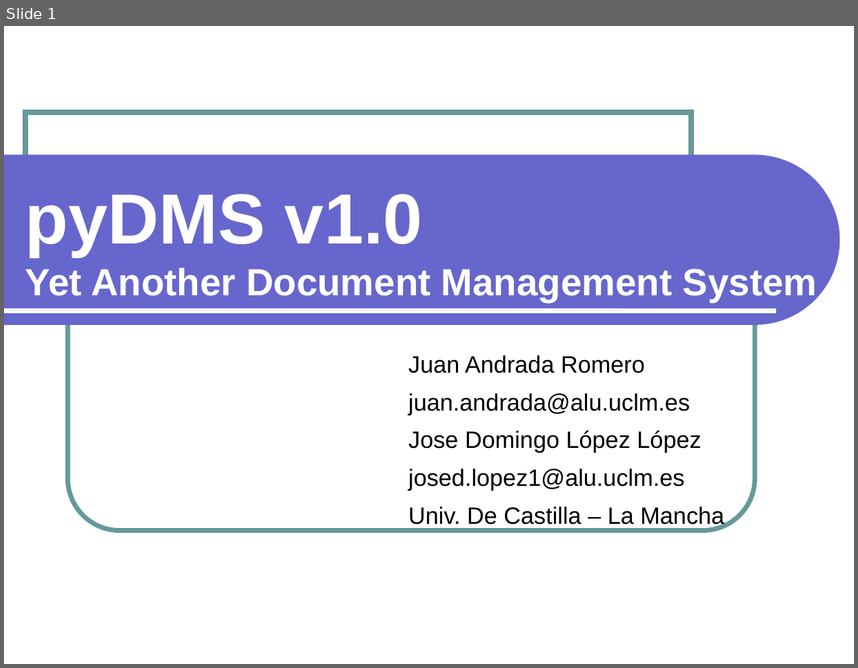
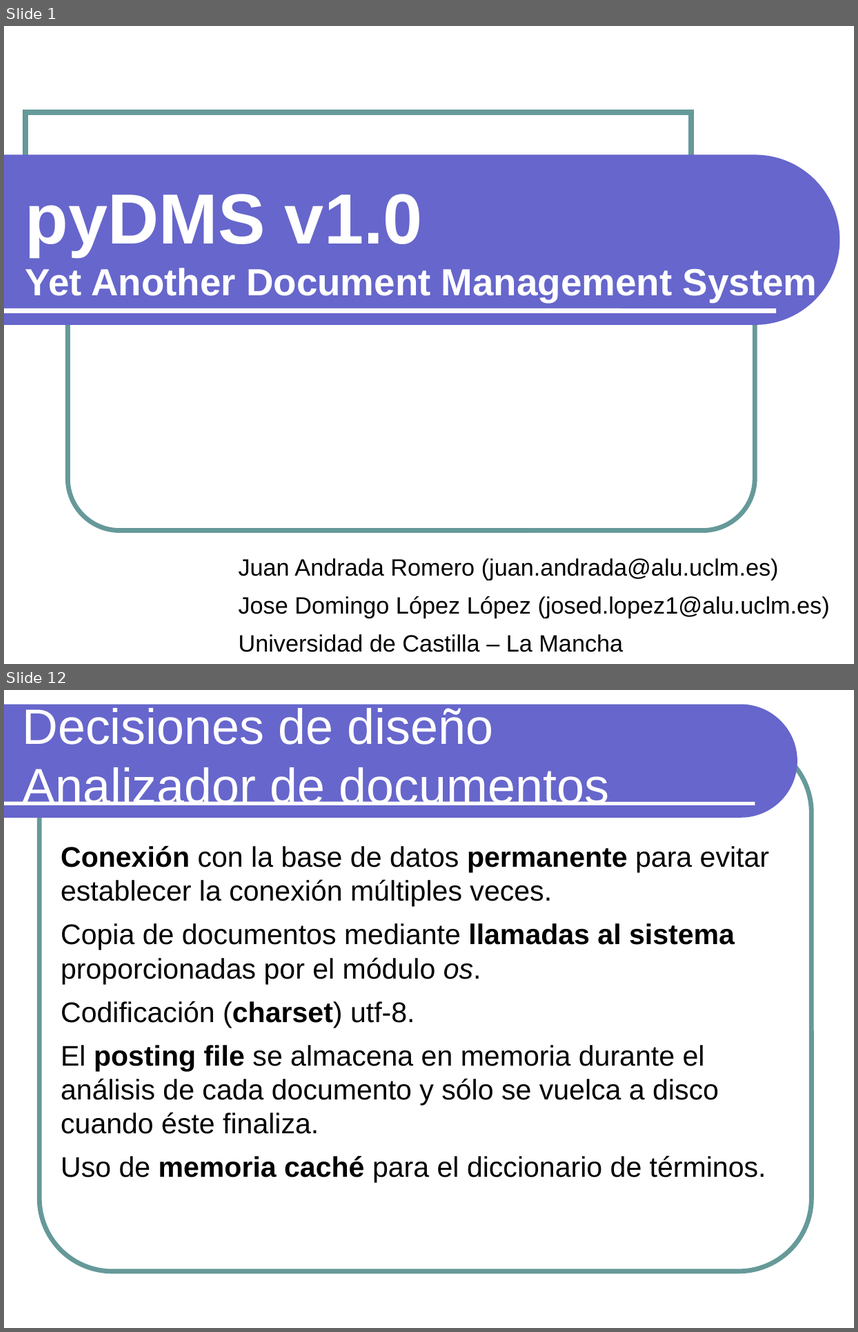
Before and after one commit to txedo/isi-practicas-5, a slide deck: ari/search-engine/doc/presentacion.odp. Shown one above the other, each under a label of ours: slide 1 before the commit, slides 1 and 12 after it; the slides between them are not shown. The pictures are 858x668 and 858x1332 pixels, drawn with LibreOffice and Linux fonts; fonts in the diff are those of the drawing. Boxes give left, top, right and bottom in pixels: in the first picture for what was removed or moved away, otherwise in the second. Text is boxed around its words. In the diff, an @@ line names an element or a change of style, - is before the commit and + after.

Commit message:
ARI: Continuación de la presentación. Falta dar formato a la presentación y añadir algunos comentarios.
TODO:
Sección de Conclusiones tanto en el PDF como en la presentacion.
Incluir en las Estadísticas el número de términos únicos en la BD después de indexar los 239 documentos

```diff
--- a/ari/search-engine/doc/presentacion.odp
+++ b/ari/search-engine/doc/presentacion.odp
@@ slide 12 added at box(4, 690, 854, 1328), background #FFFFFF @@
@@ freeform shape added at box(4, 704, 797, 818), fill #6666CC @@
@@ title added at box(22, 708, 608, 805), 42 pt, text #FFFFFF @@
+Decisiones de diseño
+Analizador de documentos
@@ rounded rectangle added at box(40, 739, 811, 1270), outline #669999 4 pt @@
@@ line added from (4, 803) to (755, 803), #FFFFFF 3 pt @@
@@ text added at box(61, 846, 769, 1182), 24 pt, text #000000 @@
+Conexión con la base de datos permanente para evitar establecer la conexión múltiples veces.
+Copia de documentos mediante llamadas al sistema proporcionadas por el módulo os.
+Codificación (charset) utf-8.
+El posting file se almacena en memoria durante el análisis de cada documento y sólo se vuelca a disco cuando éste finaliza.
+Uso de memoria caché para el diccionario de términos.
@@ slide 1 changed as well @@
@@ subtitle at box(239, 558, 830, 652): text changed @@
-Juan Andrada Romero
-juan.andrada@alu.uclm.es
-Jose Domingo López López
-josed.lopez1@alu.uclm.es
-Univ. De Castilla – La Mancha
+Juan Andrada Romero (juan.andrada@alu.uclm.es)
+Jose Domingo López López (josed.lopez1@alu.uclm.es)
+Universidad de Castilla – La Mancha
```
Also in this commit, not shown: 23 other slides added, 7 slides removed, 3 other files.
